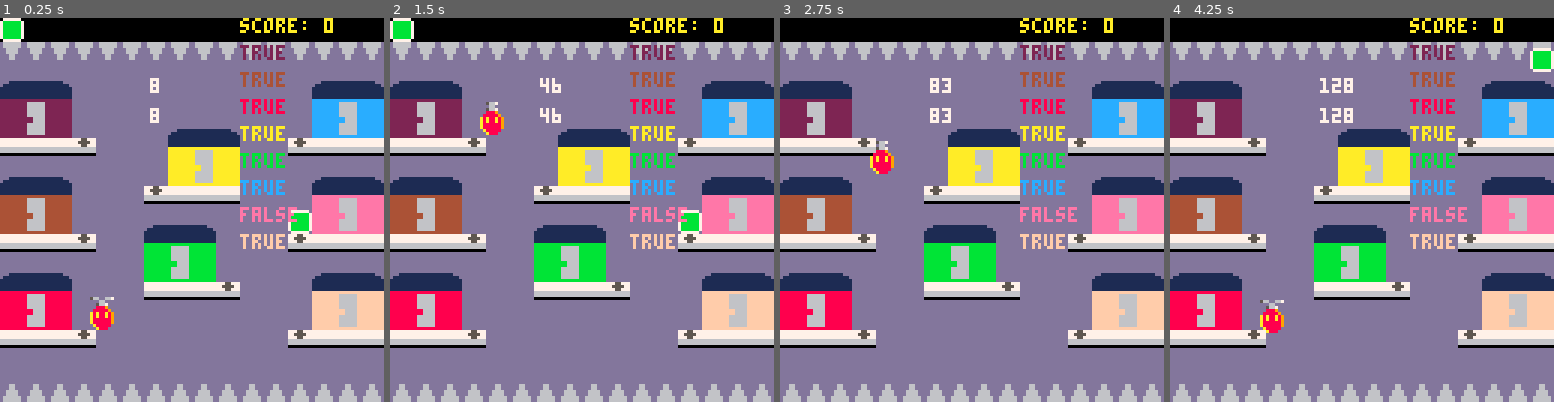
Above: before the commit, frames 1-4 (left to right).
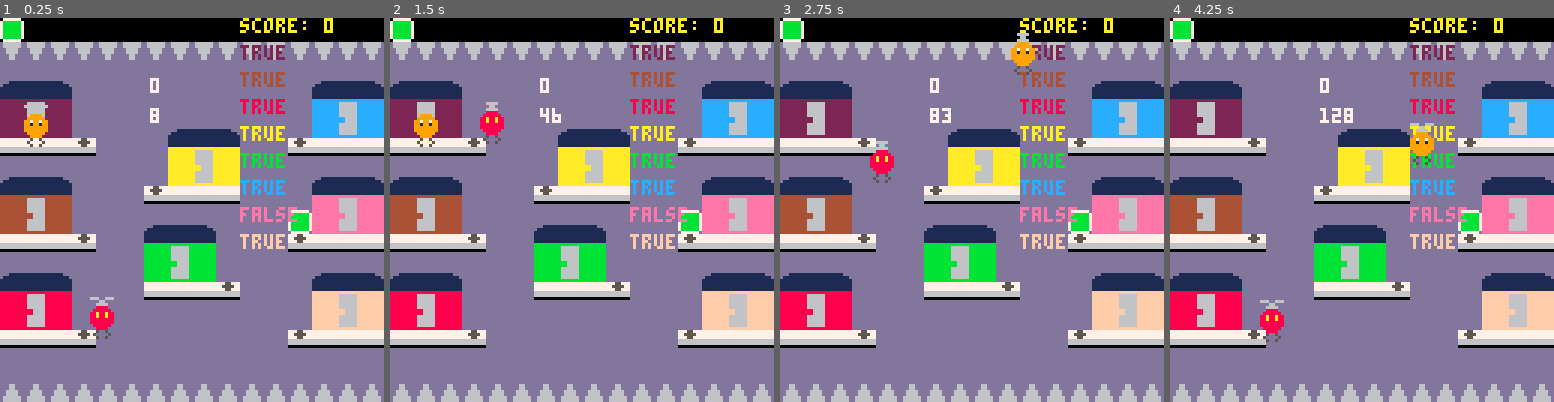
Above: after the commit, the same moments.

Repository: FlavioIero/Delivery
Game: PICO-8 cartridge atari.p8
The game is run twice, just before and just after one commit, with the same random seed, the same clock (stepped at 60 frames per second) and the same inputs.
Inputs:
- Up to frame 1 (0.25 s): no input
- Up to frame 2 (1.5 s): tap O (Z key) at 0.7 s
- Up to frame 3 (2.75 s): hold Right 1.6-2.1 s; tap O (Z key) at 1.7, 2.1, 2.5 s; hold Up 2.15-2.42 s; hold Right from 2.47 s (still down)
- Up to frame 4 (4.25 s): tap O (Z key) every 0.4 s from 2.9 to 4.1 s; release Right at 3.03 s; hold Left 3.08-3.58 s; hold Down 3.63-3.97 s; hold Right from 4.02 s (still down)

The runs differ from the first frame. In frame 1, 0.5% of the frame differs, in the area x 6-41%, y 17-84%; in frame 2, 0.6%; in frame 3, 1.3%; in frame 4, 1.8%, in the area x 0-100%, y 0-85%.

Commit message:
started player

Diff:
--- a/atari.p8
+++ b/atari.p8
@@ -14,6 +14,7 @@
 -- debug
 b = {}
 e = {}
+p = {}
 
 
 function _init()
@@ -22,6 +23,7 @@
 	-- debug
 	b = box.new(vector2.new(0,0),1,5)
 	e = enemy.new(30,100)
+	p = player.new(vector2.new(8,32))
 end
 
 function _update()
@@ -47,25 +49,31 @@
 function update_game()
 	-- debug
 	do
-		b:update()
-		local x = 0
-		local y = 0
-		local spd = 5
-		if btn(➡️) then
-			x += spd end
-		if btn(⬅️) then
-			x -= spd end
-		if btn(⬇️) then
-			y += spd end
-		if btn(⬆️) then
-			y -= spd end
-		b:move(b.pos+vector2.new(x,y))
-		for k,v in pairs(gm.boxes) do
-			v:move(v.pos+vector2.new(x,y))
-		end
+		--move_boxes()
 		e:update()
 	end
 	gm:update()
+	p:update()
+end
+
+-- delete
+function move_boxes()
+	b:update()
+	local x = 0
+	local y = 0
+	local spd = 5
+	if btn(➡️) then
+		x += spd end
+	if btn(⬅️) then
+		x -= spd end
+	if btn(⬇️) then
+		y += spd end
+	if btn(⬆️) then
+		y -= spd end
+	b:move(b.pos+vector2.new(x,y))
+	for k,v in pairs(gm.boxes) do
+		v:move(v.pos+vector2.new(x,y))
+	end
 end
 
 function update_menu()
@@ -89,8 +97,8 @@
 	for i=1,#gm.houses do
 		print(gm.houses[i].is_free,80,9*i,colors[i])
 	end
-	spr(e.sprt,e.x,e.y)
-	spr(e.h_sprt,e.x,e.y-8)
+	e:draw()
+	p:draw()
 end
 
 function draw_menu()
@@ -198,10 +206,92 @@
 player.__index = player
 
 -- const
+local vel = 3
+local spd = 0
+local mov_frm = 0
+local sprt_helix = {4,5}
+local helix_dur = 2 -- each helix spr lasts 2 frm
+local sprt = 3
+local claw_sprt = 6
 
 -- var
 
 -- base
+
+function player.new(pos)
+	return setmetatable({pos=pos,sprt=sprt,hooked=false,box=nil,h_sprt=sprt_helix[1],h_sprt_i=1,h_timer=0},player)
+end
+
+function player:update()
+	if not self.box then
+		self:unhook()
+	elseif self.box.destroy then
+		self:unhook()
+	end
+	self:update_anim()
+	self:handle_input()
+end
+
+function player:update_anim()
+	self.h_timer += 1
+	if self.h_timer > helix_dur then
+		self.h_sprt_i = (self.h_sprt_i%#sprt_helix)+1
+		self.h_sprt = sprt_helix[self.h_sprt_i]
+		self.h_timer = 0
+	end
+end
+
+-- temp
+function player:handle_input()
+	local x = 0
+	local y = 0
+	if btn(➡️) then
+		x += vel end
+	if btn(⬅️) then
+		x -= vel end
+	if btn(⬇️) then
+		y += vel end
+	if btn(⬆️) then
+		y -= vel end
+	self:shift(vector2.new(x,y))
+	if btnp(🅾️) and not self.hooked then
+		self:try_hook() end
+end
+
+-- temp
+function player:shift(s)
+	self.pos = self.pos+s
+	if self.hooked then
+		self.box.pos = self.box.pos+s
+	end
+end
+
+function player:try_hook()
+	for k,v in pairs(gm.boxes) do
+		if (collide_rect(self.pos.x,self.pos.y,8,10,v.pos.x,v.pos.y,8,8)) then
+			self:hook(v)
+		end
+	end
+end
+
+function player:hook(b)
+	self.hooked = true
+	self.box = b
+	self.box:hook()
+	local new_pos = vector2.new(self.pos.x,self.pos.y+10)
+	self.box:move(new_pos)
+end
+
+function player:unhook()
+	self.hooked = false
+	self.box = nil
+end
+
+function player:draw()
+	spr(self.sprt,self.pos.x,self.pos.y)
+	spr(claw_sprt,self.pos.x,self.pos.y+8)
+	spr(self.h_sprt,self.pos.x,self.pos.y-8)
+end
 -->8
 -- enemy --
 
@@ -211,6 +301,7 @@
 -- const
 local sprt_helix = {4,5}
 local helix_dur = 2 -- each helix spr lasts 2 frm
+local claw_sprt = 6
 
 function lerp(a,b,t)
  return a+(b-a)*t
@@ -262,6 +353,12 @@
 		self.h_timer = 0
 	end
 end
+
+function enemy:draw()
+	spr(self.sprt,self.x,self.y)
+	spr(self.h_sprt,self.x,self.y-8)
+	spr(claw_sprt,self.x,self.y+8)
+end
 -->8
 -- house --
 
@@ -441,14 +538,14 @@
 	add(self.boxes,b)
 end
 __gfx__
-0000000000000000dddddddd00999900000000000000000000500500ddddddddd666666d777777770088890077755777dddddddddddddddddddddddd00000000
-0000000000000000dddddddd09999990000000000000000005000050ddddddddd666666d777777770888889077555577dddddddddddddddddddddddd00000000
-0070070000000000dddddddd99799799000000000000000000500500ddd66ddddd6666dd77777777a8a88a8977755777dddddddddddddddddddddddd00000000
-0007700000000000dddddddd99099099000000000000000000000000ddd66ddddd6666dd66666666a8a88a8966666666ddddddddddddddddddddddddbbbbbbbb
-0007700000000000dddddddd99999999000000000000000000000000dd6666ddddd66ddd66666666a888888966666666ddddddddddddddddddddddddbbbbbbbb
-0070070000000000dddddddd99999999566006670056670000000000dd6666ddddd66ddd00000000a888888900000000ddd111111111111111111dddbbbbbbbb
-0000000000000000dddddddd09999990000660000006600000000000d666666ddddddddddddddddd0a888880ddddddddd1111111111111111111111dbbbbbbbb
-0000000000000000dddddddd00999900005667000056670000000000d666666ddddddddddddddddd00a88800dddddddd111111111111111111111111bbbbbbbb
+0000000000000000dddddddd00999900000000000000000000500500ddddddddd666666d777777770088880077755777dddddddddddddddddddddddd00000000
+0000000000000000dddddddd09999990000000000000000005000050ddddddddd666666d777777770888888077555577dddddddddddddddddddddddd00000000
+0070070000000000dddddddd99799799000000000000000000500500ddd66ddddd6666dd7777777788a88a8877755777dddddddddddddddddddddddd00000000
+0007700000000000dddddddd99199199000000000000000000000000ddd66ddddd6666dd6666666688a88a8866666666ddddddddddddddddddddddddbbbbbbbb
+0007700000000000dddddddd99999999000000000000000000000000dd6666ddddd66ddd666666668888888866666666ddddddddddddddddddddddddbbbbbbbb
+0070070000000000dddddddd99999999666006660066660000000000dd6666ddddd66ddd000000008888888800000000ddd111111111111111111dddbbbbbbbb
+0000000000000000dddddddd09999990000660000006600000000000d666666ddddddddddddddddd08888880ddddddddd1111111111111111111111dbbbbbbbb
+0000000000000000dddddddd00999900006666000066660000000000d666666ddddddddddddddddd00888800dddddddd111111111111111111111111bbbbbbbb
 111111118666666811111111f200000011111111b666666b1111111111111111e666666e1111111111111111f666666f11111111111111114666666411111111
 1111111188866668111111118400000011111111bbb6666b1111111111111111eee6666e1111111111111111fff6666f11111111111111114446666411111111
 111111118886666811111111ae00000011111111bbb6666b1111111111111111eee6666e1111111111111111fff6666f11111111111111114446666411111111
